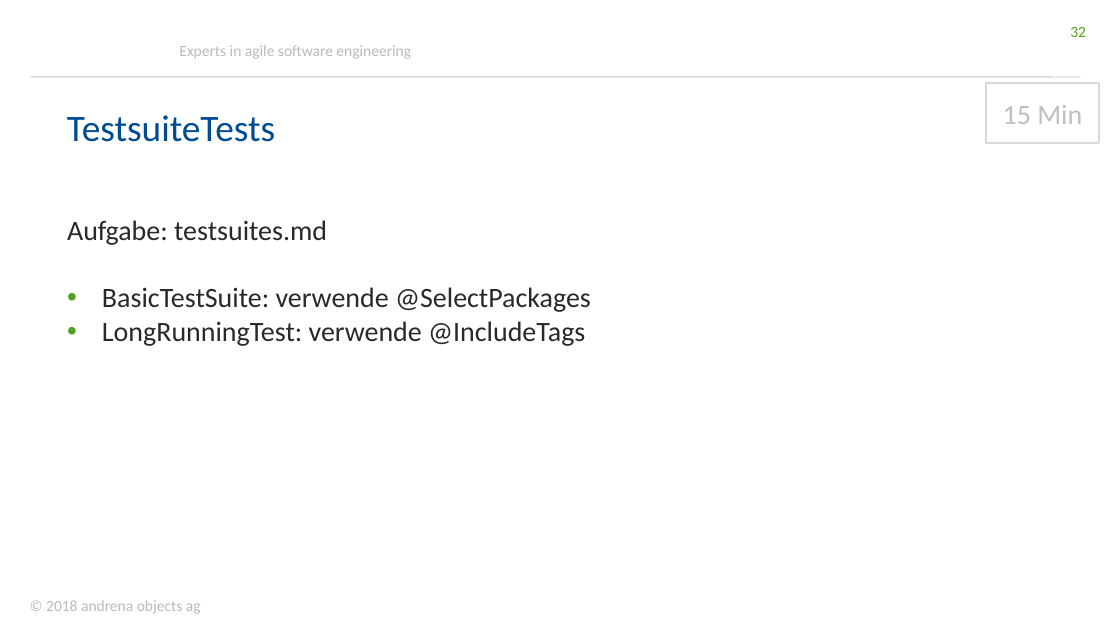
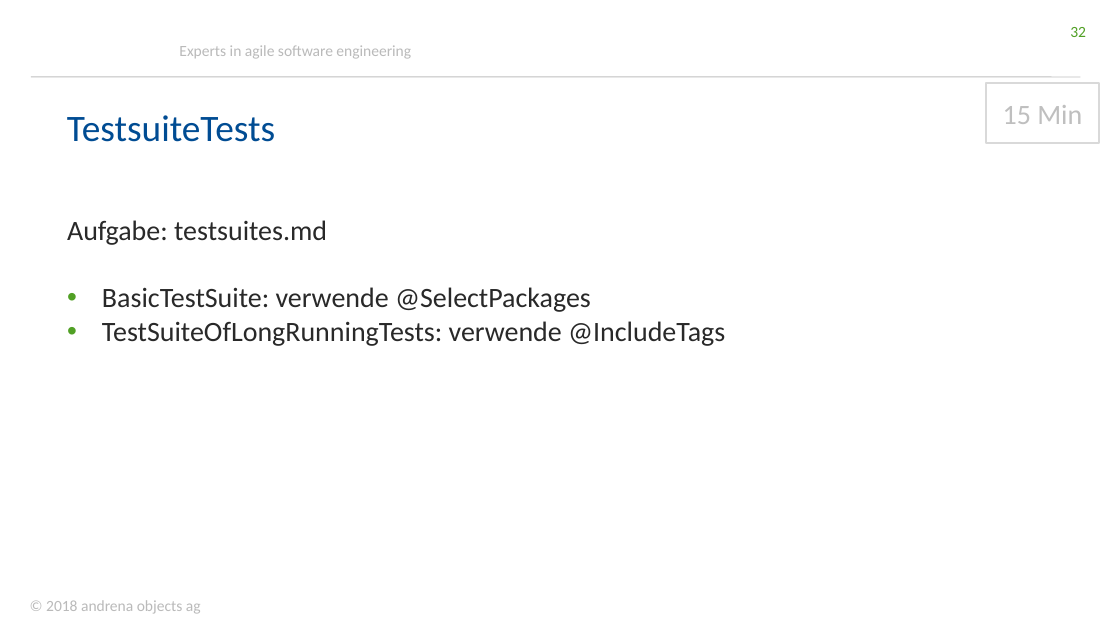
Before and after one commit to andrena/junit5-workshop-et-ka-2018, a slide deck: slide 32 of files/Folien.pptx. Drawn at 1120x630 pixels with LibreOffice and Linux fonts; fonts in the diff are those of the drawing; background and template pictures are left out. Boxes give left, top, right and bottom in pixels: in the first picture for what was removed or moved away, otherwise in the second. Text is boxed around its words. In the diff, an @@ line names an element or a change of style, - is before the commit and + after.

Commit message:
TestNamen in Folien angepasst

```diff
--- a/files/Folien.pptx
+++ b/files/Folien.pptx
@@ text at (102, 321, 725, 346): text changed @@
-• LongRunningTest: verwende @IncludeTags
+• TestSuiteOfLongRunningTests: verwende @IncludeTags
```
Also in this commit, not shown: 3 other slides changed.
